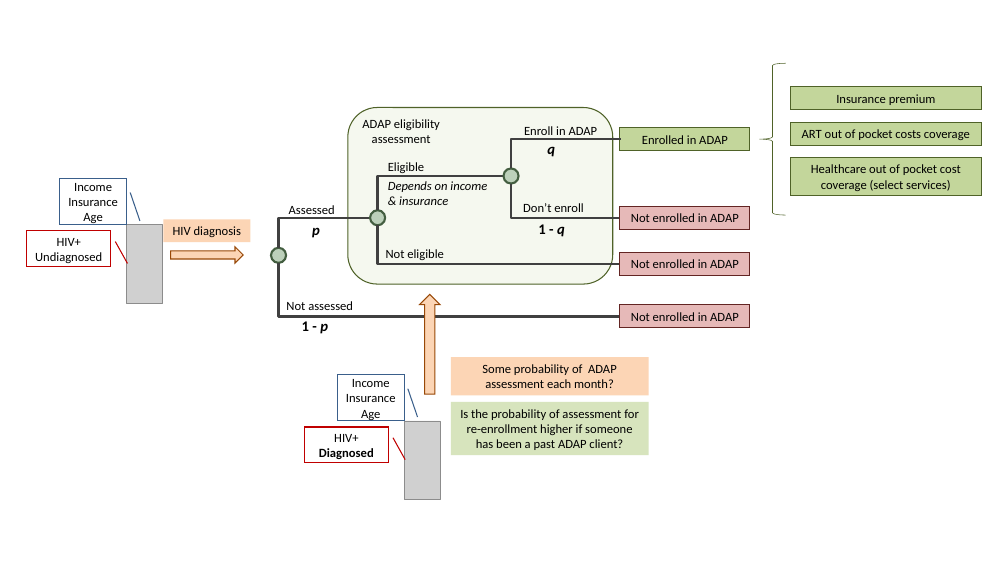
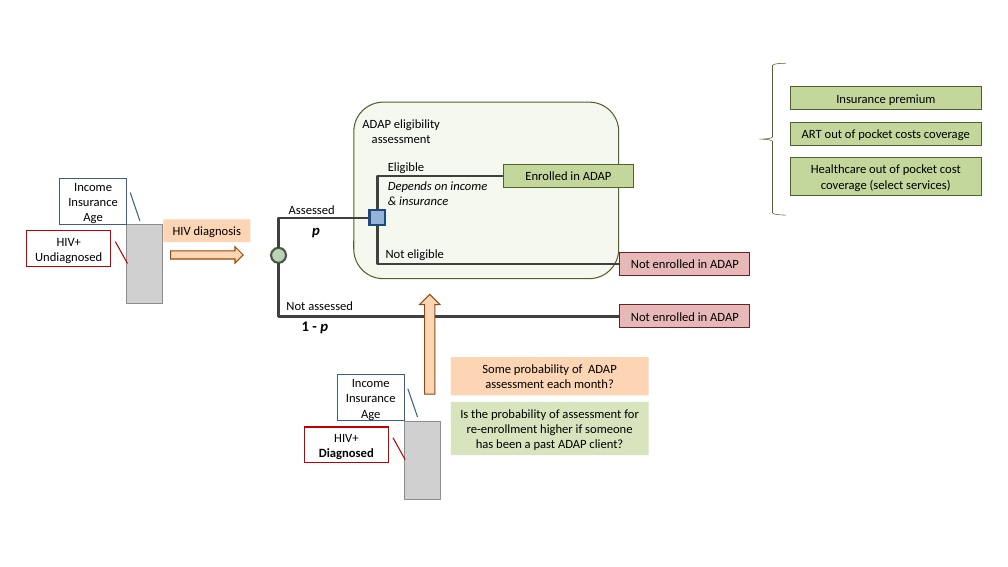
Before and after one commit to syzoekao/EpiModelCEA-presentation, a slide deck: slide 1 of figures/WHAMP_FlowDiagram.pptx. Drawn at 1008x567 pixels with LibreOffice and Linux fonts; fonts in the diff are those of the drawing; grey boxes stand for pictures. Boxes give left, top, right and bottom in pixels: in the first picture for what was removed or moved away, otherwise in the second. Text is boxed around its words. In the diff, an @@ line names an element or a change of style, - is before the commit and + after.

Commit message:
a major changes in presentation flow: adding back the enrollment and recertification processes

```diff
--- a/figures/WHAMP_FlowDiagram.pptx
+++ b/figures/WHAMP_FlowDiagram.pptx
@@ rounded rectangle: place and size @@
-rounded rectangle at [348, 107, 613, 284]
+rounded rectangle at [354, 102, 619, 279]
@@ rectangle "Enrolled in ADAP": place and size @@
-rectangle "Enrolled in ADAP" at [620, 128, 750, 150]
+rectangle "Enrolled in ADAP" at [504, 165, 634, 188]
@@ rectangle removed at [620, 206, 750, 229] @@
-Not enrolled in ADAP
@@ rectangle added at [370, 210, 385, 225], fill #95B3D7, outline #1F497D 2.25 pt @@
@@ ellipse removed at [371, 210, 386, 225] @@
@@ group removed at [504, 126, 622, 237]: 4 texts, 2 elbow lines, 1 ellipse @@
-Enroll in ADAP
-Don’t enroll
-q
-1 - q
```
Also in this commit, not shown: 2 other slides changed, 15 other files.
